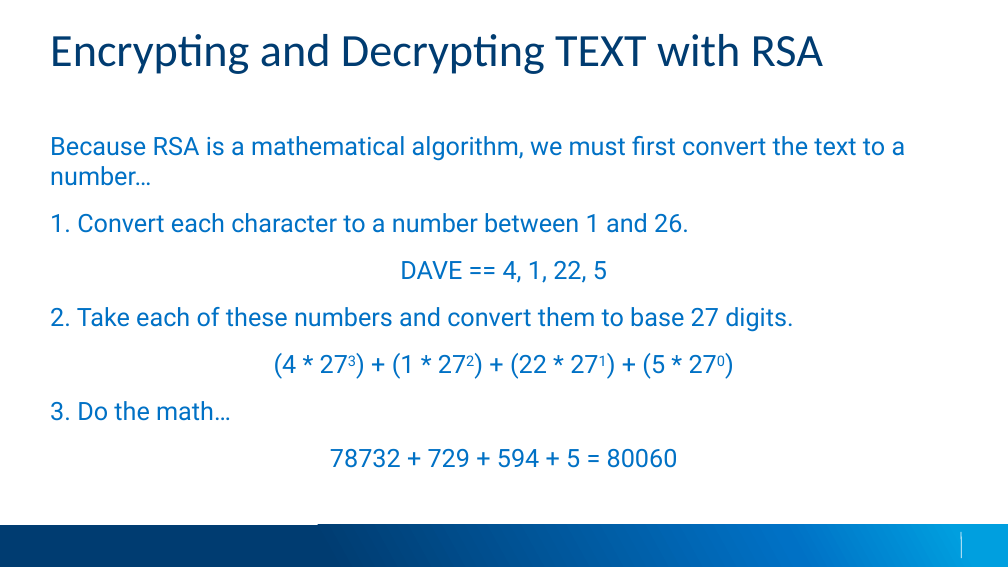
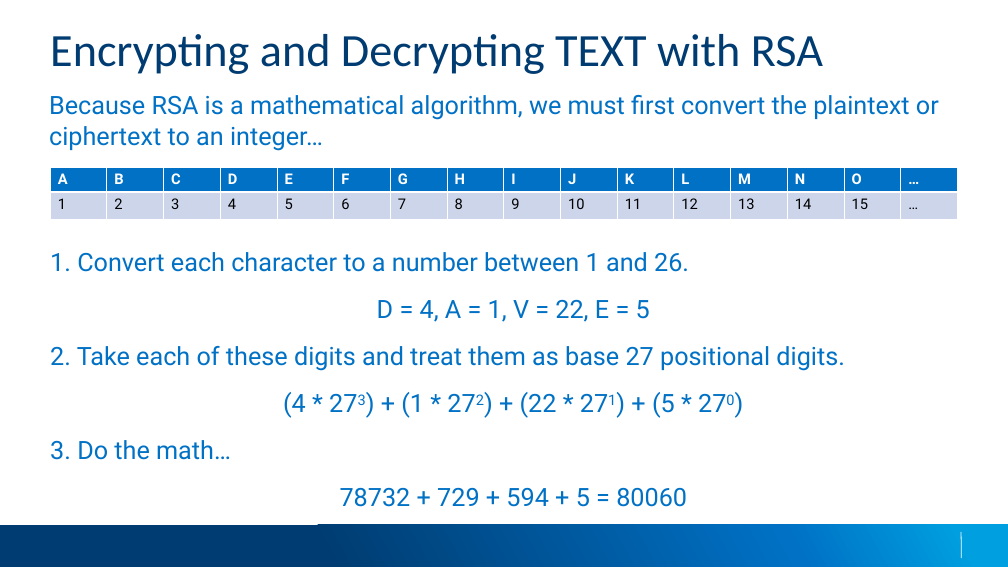
Before and after one commit to applesauce49/lincoln_high, a slide deck: slide 22 of presos/LincolnHighVisit-2023.pptx. Drawn at 1008x567 pixels with LibreOffice and Linux fonts; fonts in the diff are those of the drawing; background and template pictures are left out. Boxes give left, top, right and bottom in pixels: in the first picture for what was removed or moved away, otherwise in the second. Text is boxed around its words. In the diff, an @@ line names an element or a change of style, - is before the commit and + after.

```diff
--- a/presos/LincolnHighVisit-2023.pptx
+++ b/presos/LincolnHighVisit-2023.pptx
@@ text added at [49,95,939,151], 24 pt, text #0071C5 @@
+Because RSA is a mathematical algorithm, we must first convert the plaintext or ciphertext to an integer…
@@ text at [50,136,906,186]: paragraph removed @@
-Because RSA is a mathematical algorithm, we must first convert the text to a number…
@@ table added at [50,167,957,219], 2 rows, 16 columns @@
+A | B | C | D | E | F | G | H | I | J | K | L | M | N | O | …
+1 | 2 | 3 | 4 | 5 | 6 | 7 | 8 | 9 | 10 | 11 | 12 | 13 | 14 | 15 | …
@@ text "1. Convert each character to ...": place and size @@
-text "1. Convert each character to ..." at [50,136,906,468]
+text "1. Convert each character to ..." at [50,252,844,507]
@@ text at [50,300,844,371]: text changed @@
-DAVE == 4, 1, 22, 5
-  2. Take each of these numbers and convert them to base 27 digits.
+D = 4, A = 1, V = 22, E = 5
+  2. Take each of these digits and treat them as base 27 positional digits.
```
Also in this commit, not shown: 10 other slides changed.
